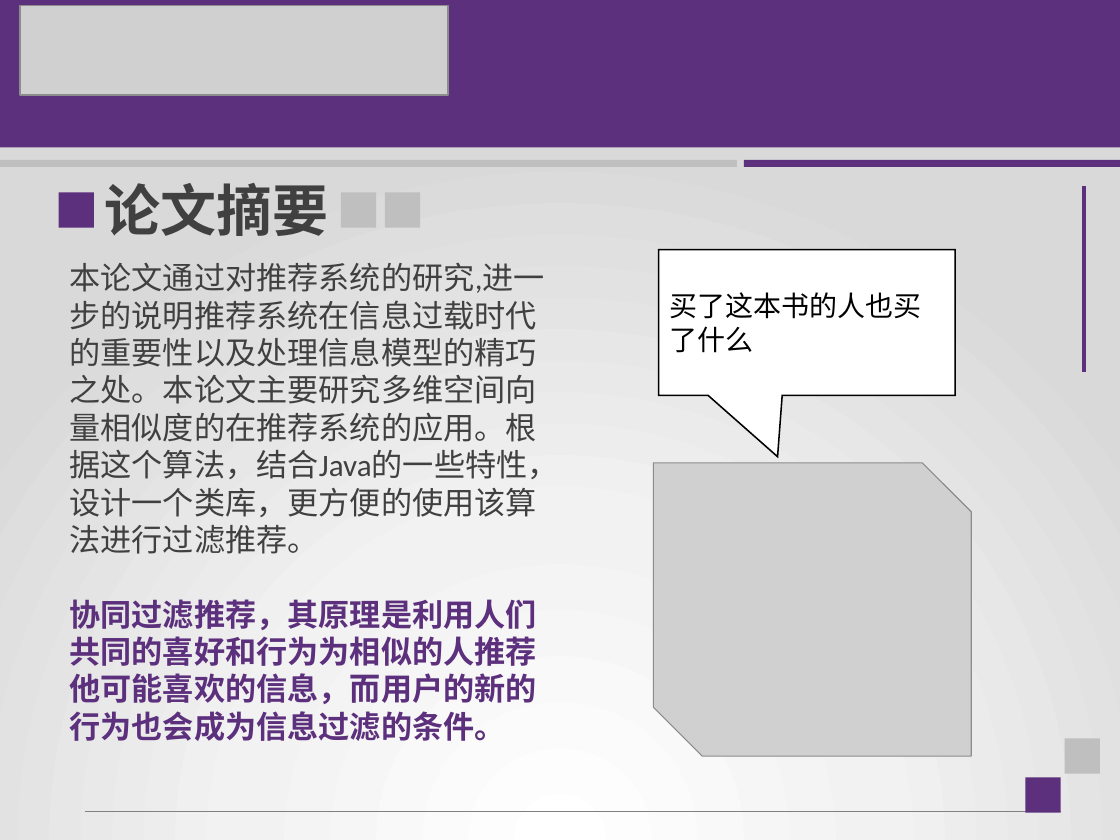
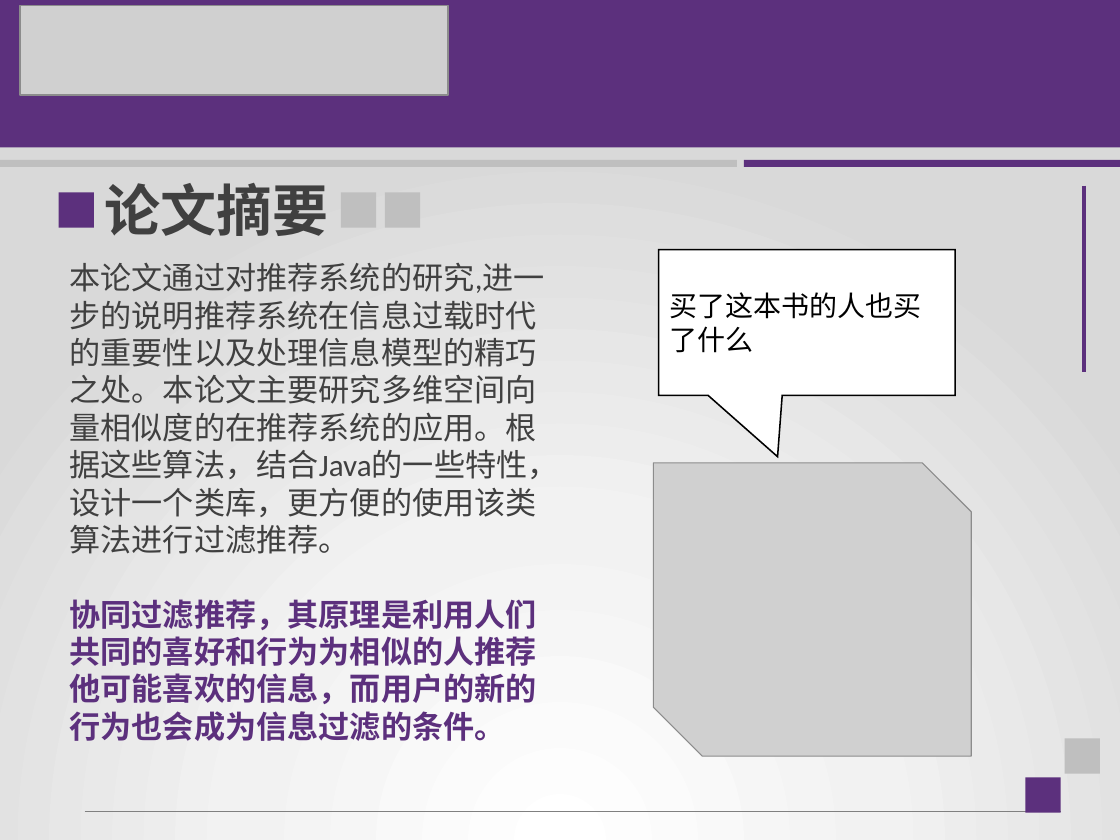
Before and after one commit to cshijiel/tjpu, a slide deck: slide 3 of 毕业演讲稿.pptx. Drawn at 1120x840 pixels with LibreOffice and Linux fonts; fonts in the diff are those of the drawing; grey boxes stand for pictures. Boxes give left, top, right and bottom in pixels: in the first picture for what was removed or moved away, otherwise in the second. Text is boxed around its words. In the diff, an @@ line names an element or a change of style, - is before the commit and + after.

```diff
--- a/毕业演讲稿.pptx
+++ b/毕业演讲稿.pptx
@@ text at [70,263,559,554]: text changed @@
-本论文通过对推荐系统的研究,进一步的说明推荐系统在信息过载时代的重要性以及处理信息模型的精巧之处。本论文主要研究多维空间向量相似度的在推荐系统的应用。根据这个算法，结合Java的一些特性，设计一个类库，更方便的使用该算法进行过滤推荐。
+本论文通过对推荐系统的研究,进一步的说明推荐系统在信息过载时代的重要性以及处理信息模型的精巧之处。本论文主要研究多维空间向量相似度的在推荐系统的应用。根据这些算法，结合Java的一些特性，设计一个类库，更方便的使用该类算法进行过滤推荐。
```
Also in this commit, not shown: 7 other slides changed, 1 slide removed.
